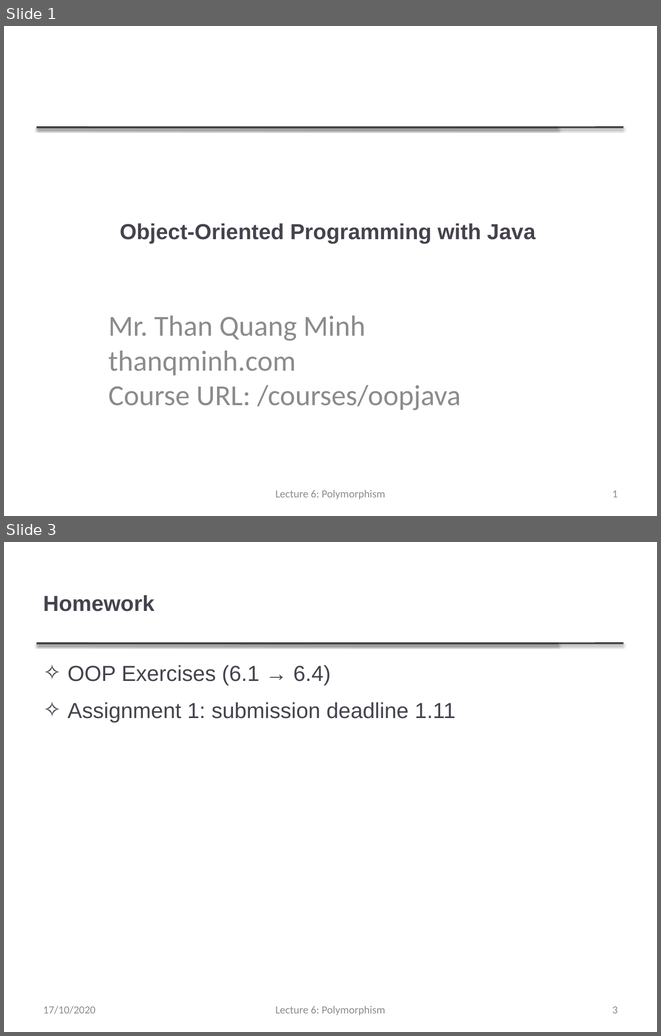
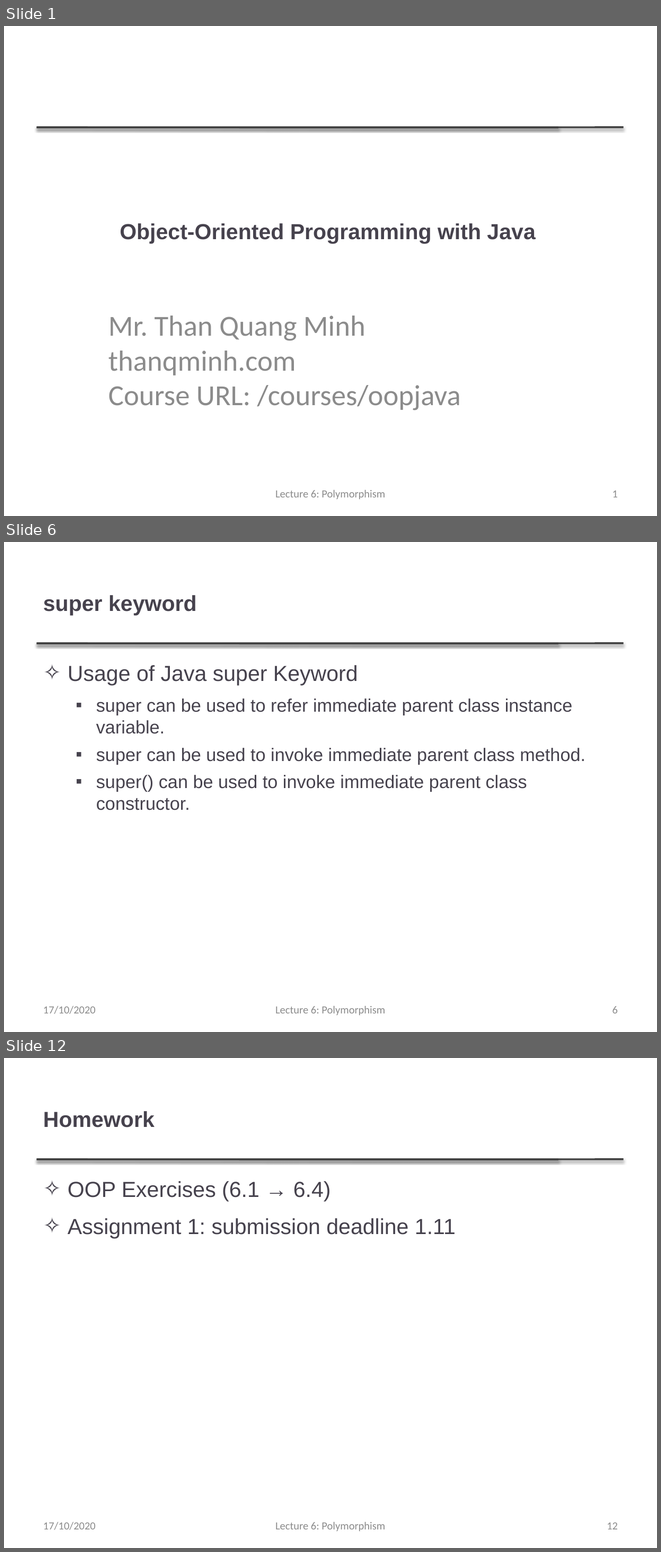
Before and after one commit to thanqminh/thanqminh.github.io, a slide deck: courses/oopjava/lecture5.pptx. Shown one above the other, each under a label of ours: slides 1 and 3 before the commit, slides 1, 6 and 12 after it; the slides between them are not shown. The pictures are 661x1036 and 661x1552 pixels, drawn with LibreOffice and Linux fonts; fonts in the diff are those of the drawing. Boxes give left, top, right and bottom in pixels: in the first picture for what was removed or moved away, otherwise in the second. Text is boxed around its words. In the diff, an @@ line names an element or a change of style, - is before the commit and + after.

```diff
--- a/courses/oopjava/lecture5.pptx
+++ b/courses/oopjava/lecture5.pptx
@@ slide 6 added at [4,542,657,1032], background #FFFFFF; not listed: 2 template elements that a slide beside it also shows @@
@@ title added at [43,595,197,615], 24 pt, text #46424D, bold @@
+super keyword
@@ text added at [68,665,585,810], 20 pt, text #46424D @@
+✧ Usage of Java super Keyword
+  ▪ super can be used to refer immediate parent class instance variable.
+  ▪ super can be used to invoke immediate parent class method.
+  ▪ super() can be used to invoke immediate parent class constructor.
@@ text added at [43,1006,96,1014], 12 pt, text #8C8C8C @@
+17/10/2020
@@ text added at [275,1006,385,1015], 12 pt, text #8C8C8C @@
+Lecture 6: Polymorphism
@@ page number added at [612,1006,618,1013], 12 pt, text #8C8C8C @@
+6
@@ what was slide 3 is now slide 12 @@
@@ page number at [607,1522,618,1529]: text changed @@
-3
+12
```
Also in this commit, not shown: 1 slide changed, 8 other slides added.
